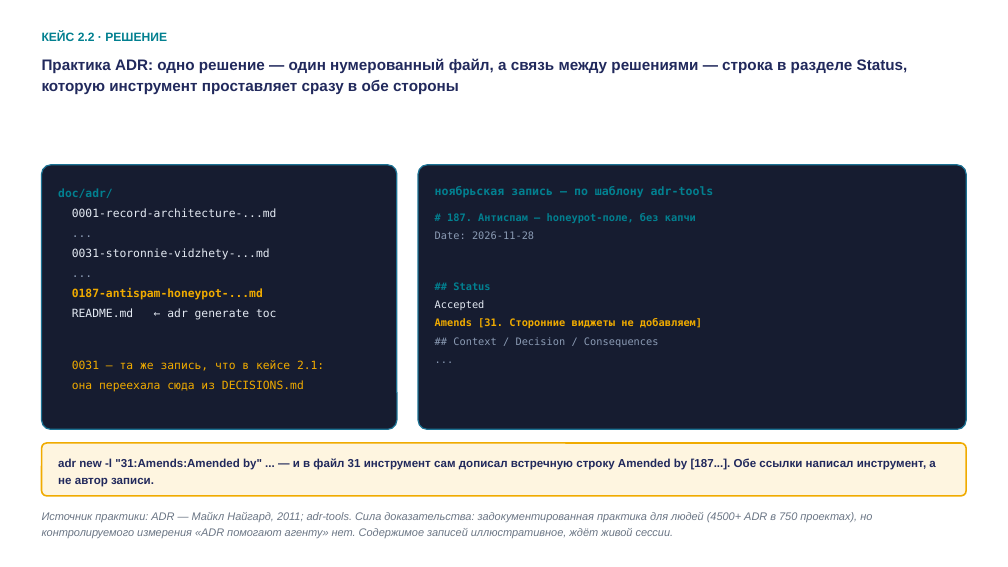
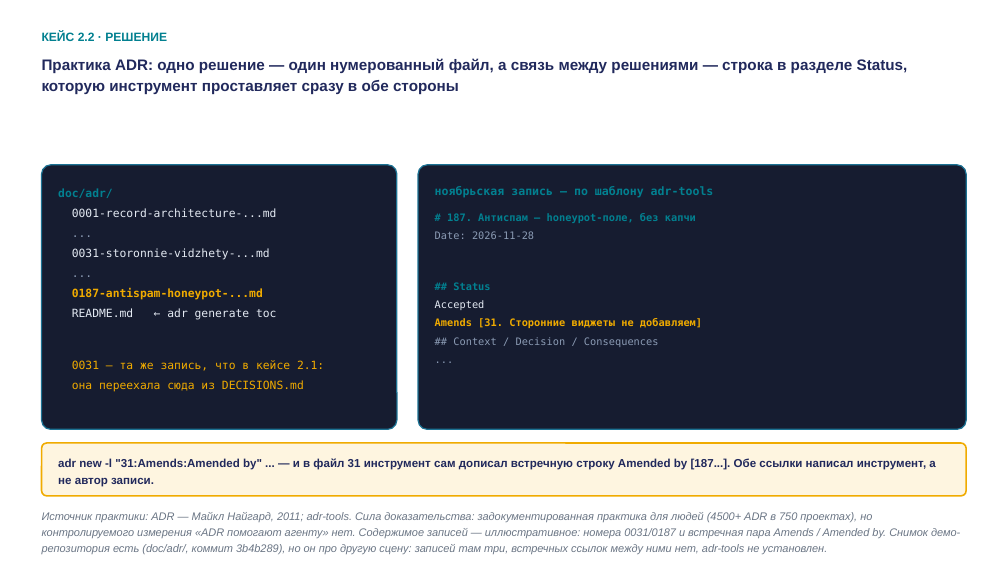
Before and after one commit to tellina-study/AI-usage-lessons, a slide deck: slide 43 of library/seminars/sem-04/rendered/sem-04.pptx. Drawn at 1008x567 pixels with LibreOffice and Linux fonts; fonts in the diff are those of the drawing. Boxes give left, top, right and bottom in pixels: in the first picture for what was removed or moved away, otherwise in the second. Text is boxed around its words. In the diff, an @@ line names an element or a change of style, - is before the commit and + after.

```diff
--- a/library/seminars/sem-04/rendered/sem-04.pptx
+++ b/library/seminars/sem-04/rendered/sem-04.pptx
@@ text at (42, 512, 960, 554): text changed @@
-Источник практики: ADR — Майкл Найгард, 2011; adr-tools. Сила доказательства: задокументированная практика для людей (4500+ ADR в 750 проектах), но контролируемого измерения «ADR помогают агенту» нет. Содержимое записей иллюстративное, ждёт живой сессии.
+Источник практики: ADR — Майкл Найгард, 2011; adr-tools. Сила доказательства: задокументированная практика для людей (4500+ ADR в 750 проектах), но контролируемого измерения «ADR помогают агенту» нет. Содержимое записей — иллюстративное: номера 0031/0187 и встречная пара Amends / Amended by. Снимок демо-репозитория есть (doc/adr/, коммит 3b4b289), но он про другую сцену: записей там три, встречных ссылок между ними нет, adr-tools не установлен.
```
Also in this commit, not shown: 8 other files.
